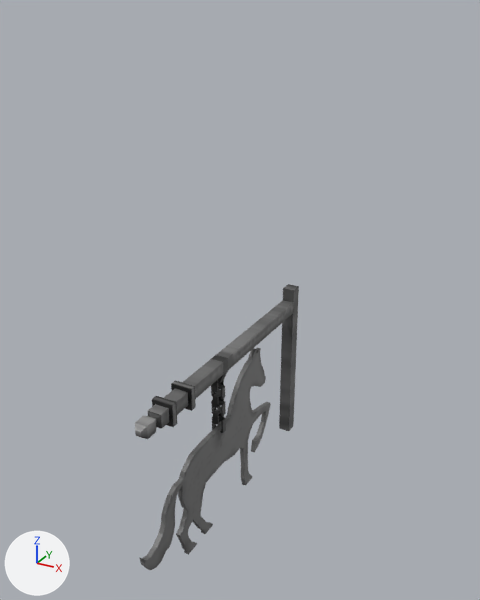
A saved change to the OBJ model Redist/Models/3dmodels/Sign_361x7.obj.
Both versions are drawn from a 50 mm camera at (1.59, -1.74, 4.11) aimed at (-0.26, 1.63, 2.43). Arrows for +X, +Y and +Z are at lower left; the lights stay in place. Where no turn or scale is listed for an object, it has been applied to the vertices.

The scene before the commit, as lines of its bpy script (objects in view):
```python
me_sign_361x7 = bpy.data.meshes.new('Sign_361x7')
me_sign_361x7.from_pydata(...)  # 498 vertices, 936 faces; spans x -0.06..0.06, y 0.19..1.87, z 1.37..2.49
me_sign_361x7.materials.append(mat_material_070)  # picture img_horsesign_png
ob_sign_361x7 = bpy.data.objects.new('Sign_361x7', me_sign_361x7)
ob_sign_361x7.location = (0.0, 0.0, 0.0)
```
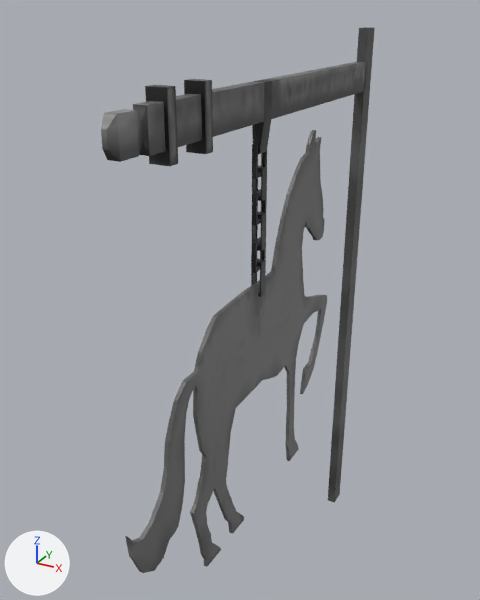
Changed parts and their boxes (x1, y1, x2, y2) in the pictures (480 x 600 px; the box of a moved part takes in the faces that stretch with it):
'Sign_361x7', reshaped (67% wider, 91% taller)
    before: (135, 284, 299, 570)
    after: (101, 27, 375, 573)
part 1 of me_sign_361x7, added
    after: (328, 27, 375, 503)
part 2 of me_sign_361x7, moved or reshaped
    before: (139, 348, 271, 570)
    after: (125, 130, 327, 573)
part 3 of me_sign_361x7, added
    after: (101, 62, 367, 166)
part 4 of me_sign_361x7, added
    after: (252, 144, 267, 179)
part 5 of me_sign_361x7, added
    after: (252, 189, 267, 226)
part 6 of me_sign_361x7, added
    after: (252, 211, 266, 251)
part 7 of me_sign_361x7, added
    after: (252, 166, 267, 201)
part 8 of me_sign_361x7, added
    after: (251, 237, 266, 273)
part 9 of me_sign_361x7, added
    after: (251, 258, 266, 297)
part 10 of me_sign_361x7, deleted
    before: (135, 284, 299, 439)

The change, as a diff of the scene's bpy script:
```diff
--- a/Redist/Models/3dmodels/Sign_361x7.obj.py
+++ b/Redist/Models/3dmodels/Sign_361x7.obj.py
@@ me_sign_361x7 @@
 # used by ob_sign_361x7; location = (0.0, 0.0, 0.0)
-me_sign_361x7.from_pydata(...)  # 498 vertices, 936 faces; spans x -0.06..0.06, y 0.19..1.87, z 1.37..2.49
+me_sign_361x7.from_pydata(...)  # 498 vertices, 760 faces; spans x -0.05..0.05, y 0.1..3.01, z 0.01..3.99
+# me_sign_361x7 part 1: a new loose piece, a box spanning x -0.034..0.032, y 2.878..3.007, z 0.007..3.989, in mat_material_070 (picture img_horsesign_png)
+# me_sign_361x7 part 2: the loose piece of 294 vertices spanning x -0.02..0.0, y 0.19..1.56, z 1.37..2.28 is scaled about its middle by (0.893, 1.73, 2.56), then moved by (0.0, 0.41, 0.44)
+# me_sign_361x7 part 3: a new loose piece of 100 vertices spanning x -0.05..0.05, y 0.15..2.9, z 3.42..3.83, in mat_material_070 (picture img_horsesign_png)
+# me_sign_361x7 part 4: a new loose piece of 16 vertices spanning x -0.03..0.0, y 1.34..1.46, z 3.29..3.47, in mat_material_070 (picture img_horsesign_png)
+# me_sign_361x7 part 5: a new loose piece of 16 vertices spanning x -0.03..0.0, y 1.34..1.46, z 3.03..3.21, in mat_material_070 (picture img_horsesign_png)
+# me_sign_361x7 part 6: a new loose piece of 16 vertices spanning x -0.04..0.02, y 1.37..1.43, z 2.88..3.09, in mat_material_070 (picture img_horsesign_png)
+# me_sign_361x7 part 7: a new loose piece of 16 vertices spanning x -0.04..0.02, y 1.37..1.42, z 3.16..3.34, in mat_material_070 (picture img_horsesign_png)
+# me_sign_361x7 part 8: a new loose piece of 16 vertices spanning x -0.03..0.0, y 1.34..1.46, z 2.76..2.93, in mat_material_070 (picture img_horsesign_png)
+# me_sign_361x7 part 9: a new loose piece of 16 vertices spanning x -0.04..0.02, y 1.37..1.43, z 2.6..2.81, in mat_material_070 (picture img_horsesign_png)
+# me_sign_361x7 part 10: 8 loose pieces with 204 vertices, spanning x -0.06..0.06, y 0.22..1.87, z 1.44..2.49, are deleted
 me_sign_361x7.materials.append(mat_material_070)
```
